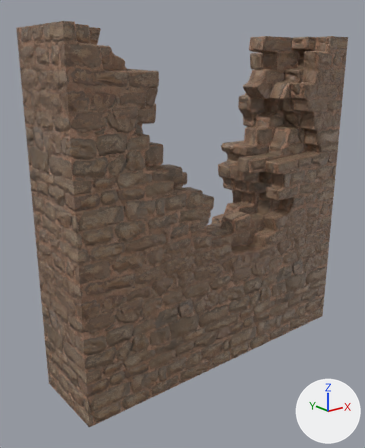
The FBX model Assets/Meshes/Building/Walls/Wall_BrokenMiddle.fbx: old version first, new version second.
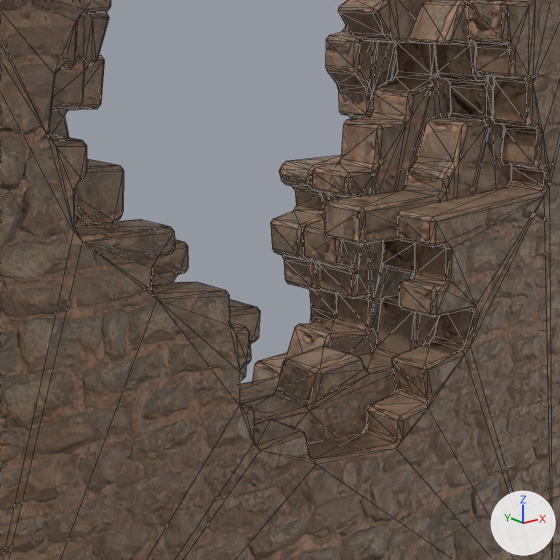
Each version is shown whole from a 50 mm lens placed at (-2.03, -4.11, 3.65), pointed at (1.75, 0.62, 1.76), then close up on the part from 32% to 89% of the width and 19% to 65% of the height. The lights are fixed; the arrows at lower right show +X, +Y and +Z. The close-ups show mesh edges as thin lines. Objects named as collision shapes, trigger or cutter boxes, shadow casters or lower levels of detail are left out. Where no turn or scale is listed for an object, it has been applied to the vertices. Vertices at the same position are counted once.

Objects in the first close-up: 'Wall_BrokenMiddle_LOD0'.
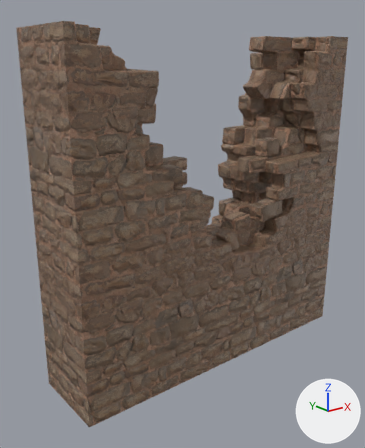
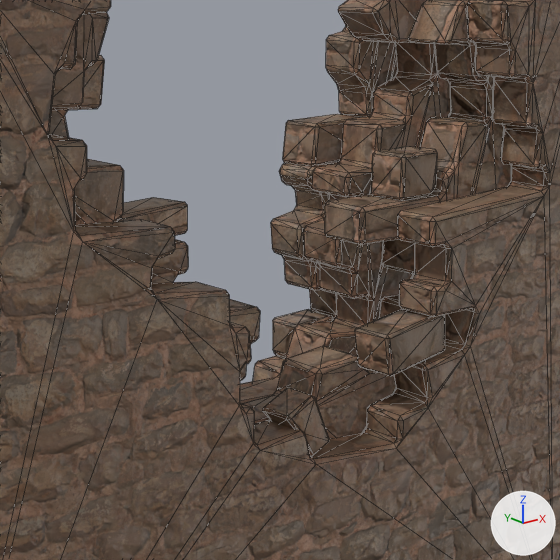
Where the change shows, as pixel boxes (x1, y1, x2, y2) in the close-ups (560 x 560 px):
part 1 of me_cube_049, added (brown): after (273, 309, 333, 358)
part 2 of me_cube_049, added (brown): after (371, 146, 437, 201)
part 3 of me_cube_049, added (brown): after (263, 388, 329, 456)
part 4 of me_cube_049, added (brown): after (283, 114, 362, 166)
part 5 of me_cube_049, added (brown): after (118, 197, 187, 235)
part 6 of me_cube_049, added (brown): after (355, 309, 445, 376)

The edits, one by one:
me_cube_049 is used by ob_wall_brokenmiddle_lod0; location (0.0, 0.0, 0.0).
me_cube_049 had 1554 vertices, 3108 faces and spanned x 0.0..4.0, y 0.0..1.01, z 0.0..4.0.
me_cube_049 now has 1738 vertices, 3448 faces and spans x 0.0..4.0, y 0.0..1.04, z 0.0..4.0.
me_cube_049 part 1: a new loose piece of 30 vertices spanning x 2.68..2.96, y 0.78..0.98, z 1.62..1.84, in mat_wall.
me_cube_049 part 2: a new loose piece of 30 vertices spanning x 2.82..3.11, y 0.25..0.47, z 2.53..2.75, in mat_wall.
me_cube_049 part 3: a new loose piece of 28 vertices spanning x 1.94..2.21, y 0.04..0.23, z 1.47..1.76, in mat_wall.
me_cube_049 part 4: a new loose piece of 24 vertices spanning x 2.73..3.2, y 0.77..1.04, z 2.64..2.85, in mat_wall.
me_cube_049 part 5: a new loose piece of 24 vertices spanning x 1.15..1.62, y 0.28..0.56, z 2.51..2.64, in mat_wall.
me_cube_049 part 6: a new loose piece of 24 vertices spanning x 2.51..2.99, y 0.02..0.26, z 1.76..2.01, in mat_wall.
